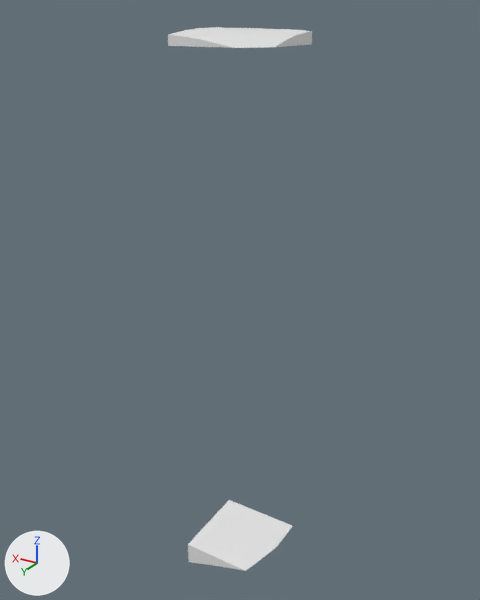
An edit to the glTF model assets/terrain/surface_pieces/surf_8_30.glb, drawn before and after from the same camera.
Both versions are drawn from a 50 mm lens placed at (-85.0, -13.2, -23.6), pointed at (-67.0, -43.2, -38.6). Arrows for +X, +Y and +Z are at lower left; the lights stay in place. The first picture is the older version. Where no turn or scale is listed for an object, it has been applied to the vertices.

In view in the first picture: 'layer_0', 'layer_7'.
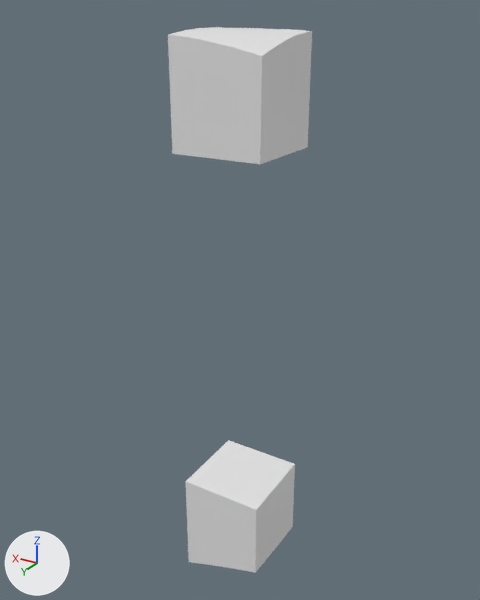
Diff of the bpy script that builds the scene:
```diff
--- a/assets/terrain/surface_pieces/surf_8_30.glb.py
+++ b/assets/terrain/surface_pieces/surf_8_30.glb.py
@@ me_layer_6 @@
+me_layer_6.from_pydata(...)  # 28 vertices, 52 faces; spans x -70.0..-65.0, y -45.0..-40.0, z -55.0..-50.0
@@ me_layer_1 @@
+me_layer_1.from_pydata(...)  # 21 vertices, 38 faces; spans x -70.0..-65.0, y -45.0..-40.0, z -30.0..-25.0
@@ ob_layer_6 @@
+ob_layer_6 = bpy.data.objects.new('layer_6', me_layer_6)
+ob_layer_6.location = (0.0, 0.0, 0.0)
@@ ob_layer_1 @@
+ob_layer_1 = bpy.data.objects.new('layer_1', me_layer_1)
+ob_layer_1.location = (0.0, 0.0, 0.0)
```

Boxes [x1, y1, x2, y2] around the edits, measured in the pictures (480 x 600 px):
'layer_1', added: after [168, 44, 312, 164]
'layer_6', added: after [185, 440, 295, 573]
'layer_7', unchanged, covered by the edit: before [188, 500, 293, 571]; after [188, 526, 293, 571]
